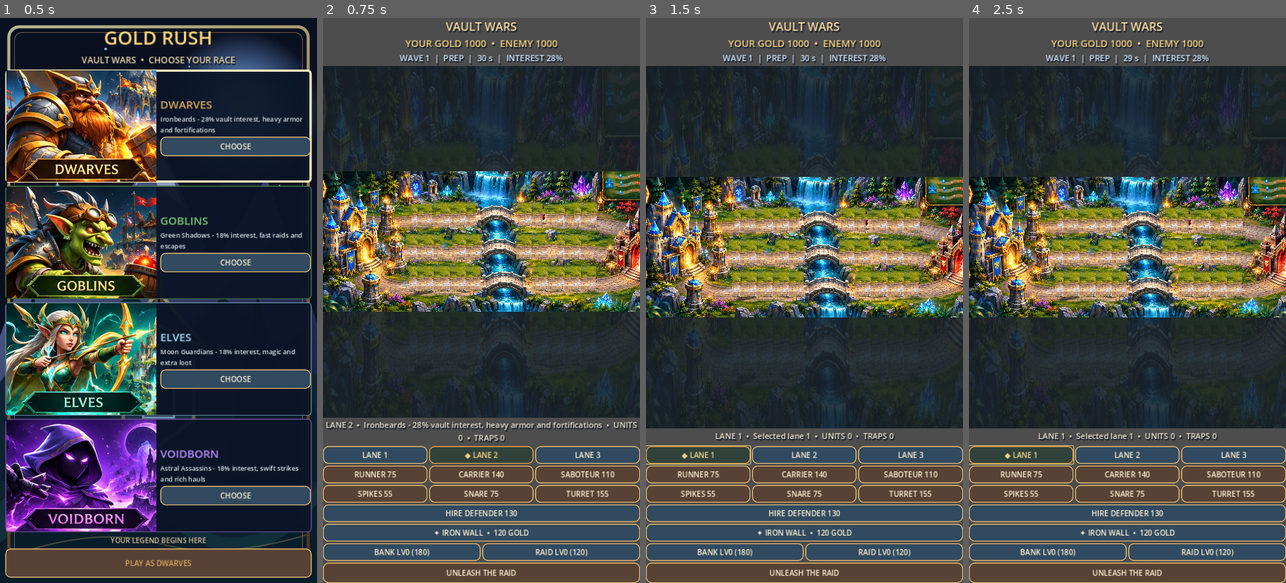
Above: before the commit, frames 1-4 (left to right).
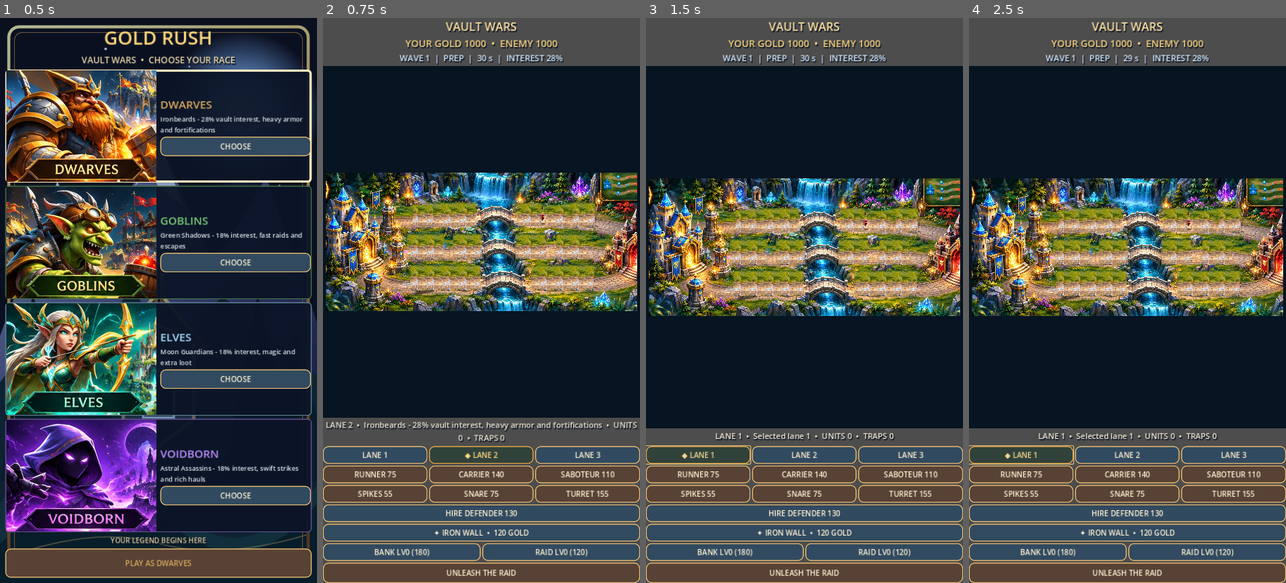
Above: after the commit, the same moments.

Repository: krzych3d/Gold-rush-mobile
Game: Godot game, scene res://main.tscn
Two runs of this game, one before a commit and one after it. Both use one fixed random seed, a clock stepped at 60 frames per second and the inputs below.
Inputs:
- Up to frame 1 (0.5 s): no input
- Up to frame 2 (0.75 s): click "PLAY AS DWARVES" at 0.5 s
- Up to frame 3 (1.5 s): click "LANE 1" at 1.25 s
- Up to frame 4 (2.5 s): click "◆ LANE 1" at 2 s

Frame 1 is identical in both runs. In frame 2, 33% of the frame differs, in the area x 0-100%, y 8-71%; in frame 3, 34%, in the area x 0-100%, y 8-73%; in frame 4, 34%.

Commit message:
Fix full-map fit and remove dark duplicated battlefield backdrop

Diff:
--- a/scripts/game.gd
+++ b/scripts/game.gd
@@ -120,6 +120,7 @@
 	_style_label(timer_label, 19, Color("d5e8fa"))
 	arena = Control.new()
 	arena.custom_minimum_size = Vector2(0, 300)
+	arena.size_flags_stretch_ratio = 2.0
 	arena.clip_contents = true
 	arena.size_flags_vertical = Control.SIZE_EXPAND_FILL
 	arena.draw.connect(_draw_arena)
@@ -455,9 +456,9 @@
 
 func _draw_health_bar(p: Vector2, health: float, max_health: float, friendly: bool, width: float = 34.0) -> void:
 	var ratio: float = clampf(health / maxf(max_health, 1.0), 0.0, 1.0)
-	var top_left := p + Vector2(-width * 0.5, -118)
-	arena.draw_rect(Rect2(top_left - Vector2(2, 2), Vector2(width + 4, 12)), Color("08111c"))
-	arena.draw_rect(Rect2(top_left, Vector2(width, 8)), Color("542f37"))
+	var top_left := p + Vector2(-width * 0.5, -122)
+	arena.draw_rect(Rect2(top_left - Vector2(2, 2), Vector2(width + 4, 12)), Color("08111c", 0.86))
+	arena.draw_rect(Rect2(top_left, Vector2(width, 8)), Color("542f37", 0.78))
 	arena.draw_rect(Rect2(top_left, Vector2(width * ratio, 8)), Color("55e98b") if friendly else Color("ff6976"))
 
 func _buy_unit(kind: int) -> void:
@@ -776,7 +777,7 @@
 
 func _fit_map() -> void:
 	# Fixed camera: fit the complete painted map, including both castles.
-	camera_zoom = maxf(0.01, minf(arena.size.x / 2400.0, arena.size.y / 1060.0))
+	camera_zoom = maxf(0.01, minf(arena.size.x / 2440.0, arena.size.y / 1100.0))
 	camera_offset = Vector2.ZERO
 	overview_mode = true
 	arena.queue_redraw()
@@ -840,8 +841,7 @@
 	var h: float = arena.size.y * 0.68
 	# Fill the tall phone viewport with a dimmed scenic continuation.
 	# The crisp, fully visible battlefield is drawn above in world coordinates.
-	arena.draw_texture_rect(epic_battlefield_texture, Rect2(Vector2.ZERO, arena.size), false, Color(0.25, 0.36, 0.43, 0.55))
-	arena.draw_rect(Rect2(Vector2.ZERO, arena.size), Color("071421", 0.42))
+	arena.draw_rect(Rect2(Vector2.ZERO, arena.size), Color("071421"))
 	arena.draw_set_transform_matrix(_iso_transform())
 	center = Vector2.ZERO
 	# The battlefield is now one high-detail painting. Never draw the old
